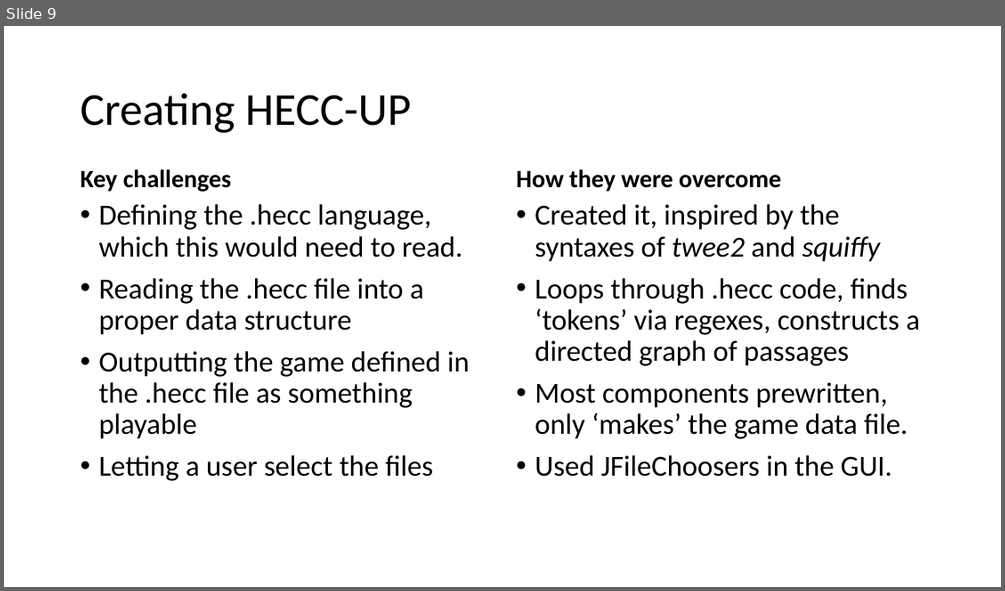
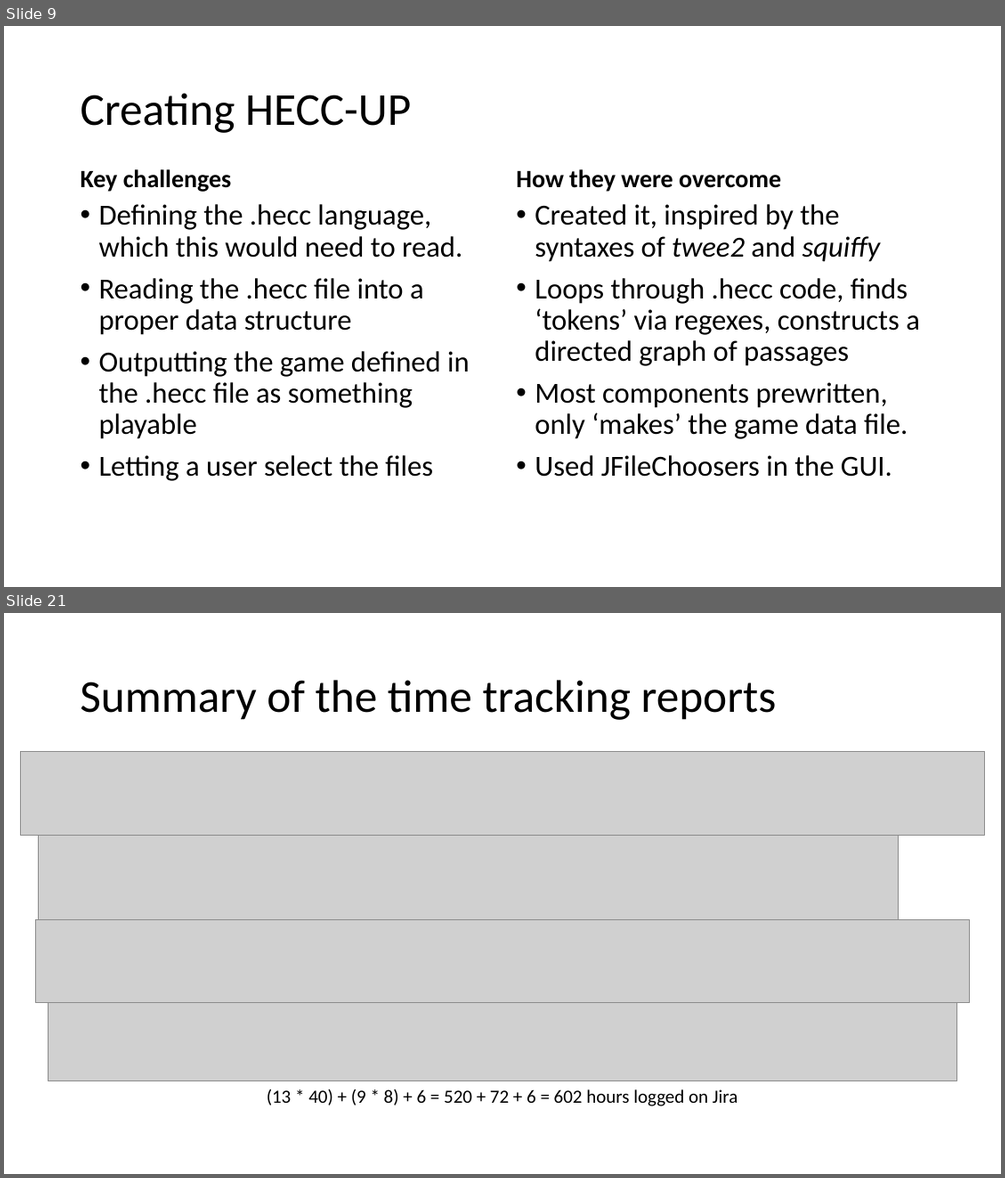
Before and after one commit to 11BelowStudio/HECC-IT, a slide deck: Reports n such/PDO presentation.pptx. Shown one above the other, each under a label of ours: slide 9 before the commit, slides 9 and 21 after it; the slides between them are not shown. The pictures are 1005x591 and 1005x1178 pixels, drawn with LibreOffice and Linux fonts; fonts in the diff are those of the drawing; grey boxes stand for pictures. Boxes give left, top, right and bottom in pixels: in the first picture for what was removed or moved away, otherwise in the second. Text is boxed around its words. In the diff, an @@ line names an element or a change of style, - is before the commit and + after.

Commit message:
Finished writing the presentation itself. Time to prepare the demonstration .hecc files.

```diff
--- a/Reports n such/PDO presentation.pptx
+++ b/Reports n such/PDO presentation.pptx
@@ slide 21 added at box(4, 613, 1001, 1174), background #FFFFFF @@
@@ title added at box(80, 680, 777, 720), 44 pt, text #000000 @@
+Summary of the time tracking reports
@@ picture added at box(20, 751, 985, 835) @@
@@ picture added at box(39, 835, 898, 919) @@
@@ picture added at box(35, 919, 970, 1002) @@
@@ picture added at box(48, 1002, 956, 1080) @@
@@ text added at box(267, 1089, 737, 1106), 18 pt, text #000000 @@
+(13 * 40) + (9 * 8) + 6 = 520 + 72 + 6 = 602 hours logged on Jira
```
Also in this commit, not shown: 6 slides changed, 11 other slides added, 7 other files.
